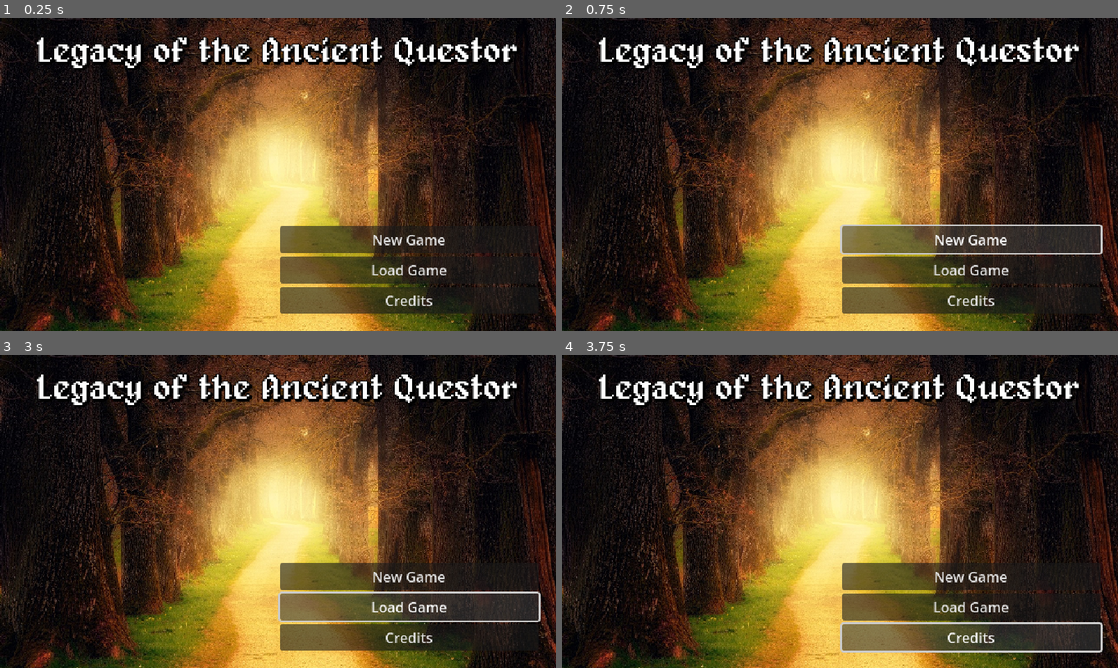
Above: before the commit, frames 1-4 (two rows, left to right).
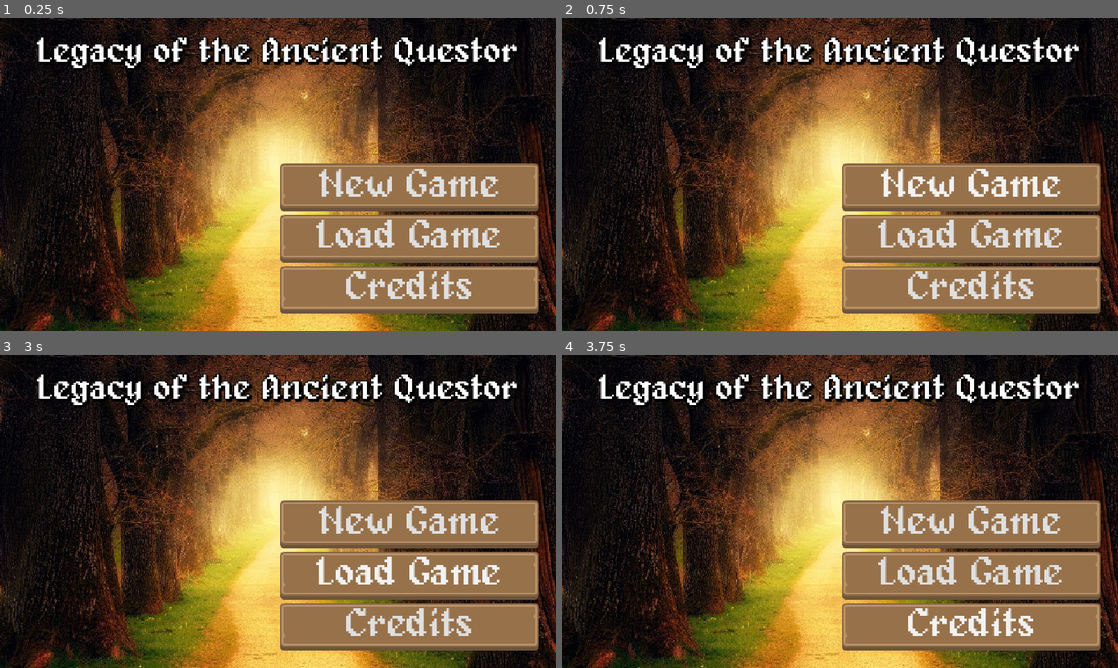
Above: after the commit, the same moments.

Repository: ZeusOnline1998/godot-legacy-of-the-ancient-questor
Game: Godot game, scene res://scenes/ui/title_screen.tscn
Two runs of this game, one before a commit and one after it. Both use one fixed random seed, a clock stepped at 60 frames per second and the inputs below. The project has no main scene, so this scene is started directly.
Inputs:
- Up to frame 1 (0.25 s): no input
- Up to frame 2 (0.75 s): click "New Game" at 0.5 s
- Up to frame 3 (3 s): click "New Game" at 1.25 s; click "New Game" at 2 s; click "Load Game" at 2.75 s
- Up to frame 4 (3.75 s): click "Credits" at 3.5 s

The runs differ from the first frame. In frame 1, 21% of the frame differs, in the area x 50-97%, y 46-95%; in frame 2, 21%; in frame 3, 21%; in frame 4, 21%.

Commit message:
creating base theme

Diff:
--- a/scenes/ui/title_screen.tscn
+++ b/scenes/ui/title_screen.tscn
@@ -1,7 +1,8 @@
-[gd_scene load_steps=4 format=3 uid="uid://v52fnywg8qsn"]
+[gd_scene load_steps=5 format=3 uid="uid://v52fnywg8qsn"]
 
 [ext_resource type="Texture2D" uid="uid://bg30f6ko1voyq" path="res://gfx/title/tree-3094982_1280.jpg" id="1_ta6nj"]
 [ext_resource type="FontFile" uid="uid://vtp4xxo8010d" path="res://fonts/alagard_by_pix3m-d6awiwp.ttf" id="2_c5x18"]
+[ext_resource type="Theme" uid="uid://bgbln1h5xo8jg" path="res://themes/default_theme.tres" id="3_8y2ru"]
 
 [sub_resource type="LabelSettings" id="LabelSettings_l26ak"]
 font = ExtResource("2_c5x18")
@@ -70,12 +71,21 @@
 
 [node name="New Game Button" type="Button" parent="Content/VBoxContainer/HBoxContainer/Button Menu"]
 layout_mode = 2
+focus_mode = 0
+theme = ExtResource("3_8y2ru")
+theme_override_font_sizes/font_size = 45
 text = "New Game"
 
 [node name="Load Game Button" type="Button" parent="Content/VBoxContainer/HBoxContainer/Button Menu"]
 layout_mode = 2
+focus_mode = 0
+theme = ExtResource("3_8y2ru")
+theme_override_font_sizes/font_size = 45
 text = "Load Game"
 
 [node name="Credits Button" type="Button" parent="Content/VBoxContainer/HBoxContainer/Button Menu"]
 layout_mode = 2
+focus_mode = 0
+theme = ExtResource("3_8y2ru")
+theme_override_font_sizes/font_size = 45
 text = "Credits"
--- /dev/null
+++ b/themes/default_theme.tres
@@ -0,0 +1,32 @@
+[gd_resource type="Theme" load_steps=7 format=3 uid="uid://bgbln1h5xo8jg"]
+
+[ext_resource type="FontFile" uid="uid://vtp4xxo8010d" path="res://fonts/alagard_by_pix3m-d6awiwp.ttf" id="1_skph8"]
+[ext_resource type="Texture2D" uid="uid://be4yw4rc0xuf" path="res://gfx/ui/buttonSquare_brown.png" id="2_j6kpg"]
+[ext_resource type="Texture2D" uid="uid://c8xwv1c21ir56" path="res://gfx/ui/buttonSquare_brown_pressed.png" id="3_qsdnd"]
+
+[sub_resource type="StyleBoxTexture" id="StyleBoxTexture_wrooq"]
+texture = ExtResource("2_j6kpg")
+texture_margin_left = 7.0
+texture_margin_top = 4.0
+texture_margin_right = 7.0
+texture_margin_bottom = 8.0
+
+[sub_resource type="StyleBoxTexture" id="StyleBoxTexture_5qiti"]
+texture = ExtResource("2_j6kpg")
+texture_margin_left = 7.0
+texture_margin_top = 4.0
+texture_margin_right = 7.0
+texture_margin_bottom = 8.0
+
+[sub_resource type="StyleBoxTexture" id="StyleBoxTexture_1ysh1"]
+texture = ExtResource("3_qsdnd")
+texture_margin_left = 7.0
+texture_margin_top = 4.0
+texture_margin_right = 7.0
+texture_margin_bottom = 4.0
+
+[resource]
+Button/fonts/font = ExtResource("1_skph8")
+Button/styles/hover = SubResource("StyleBoxTexture_wrooq")
+Button/styles/normal = SubResource("StyleBoxTexture_5qiti")
+Button/styles/pressed = SubResource("StyleBoxTexture_1ysh1")
Binary file added: gfx/ui/buttonSquare_brown.png
Not shown, added: gfx/ui/buttonSquare_brown.png.import
Binary file added: gfx/ui/buttonSquare_brown_pressed.png
Not shown, added: gfx/ui/buttonSquare_brown_pressed.png.import
